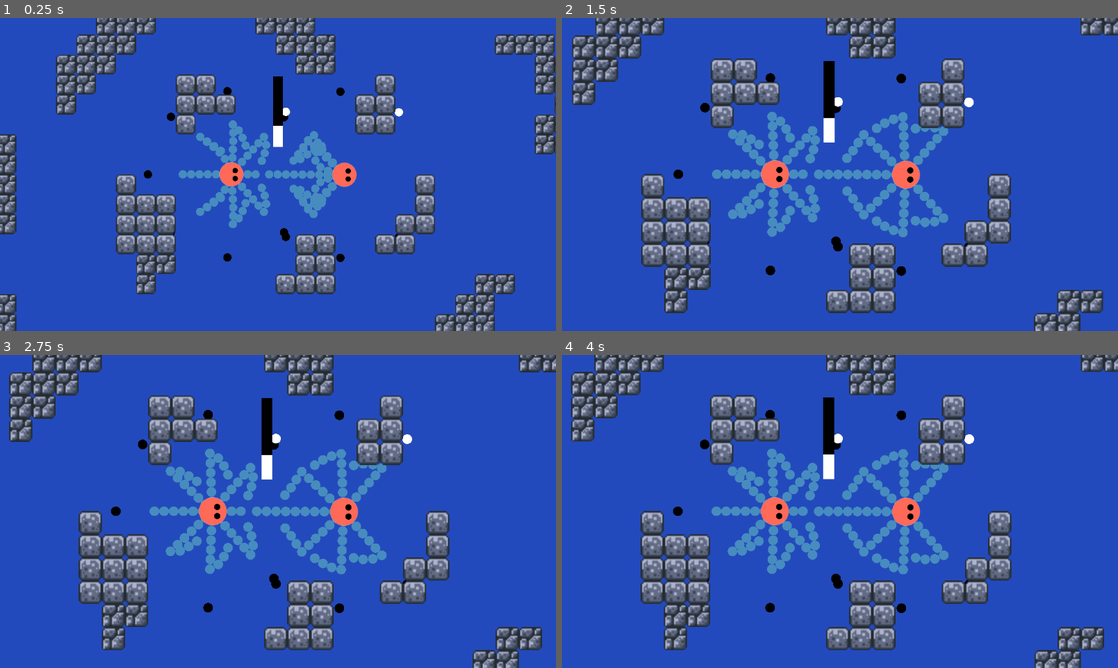
Above: before the commit, frames 1-4 (two rows, left to right).
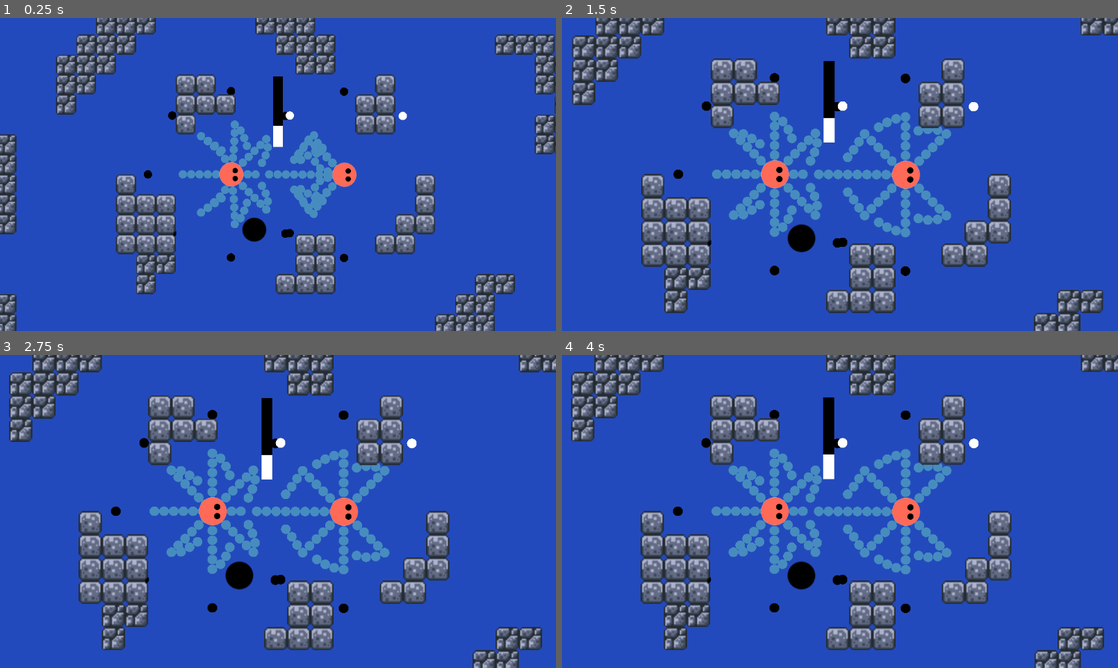
Above: after the commit, the same moments.

Repository: kam-zhan-yue/cissa-gmc-jam
Game: Godot game, scene res://scenes/main.tscn
Same seed, same stepped clock (60 frames per second), same inputs: the game is played once before the commit and once after it.
Inputs (mouse positions are in pixels of both pictures, inside the frame that each line leads up to):
- Up to frame 1 (0.25 s): no input
- Up to frame 2 (1.5 s): move the mouse to (962, 158) at 0.52 s; click (962, 158) at 0.67 s; move the mouse to (728, 190) at 1.27 s; click (728, 190) at 1.42 s
- Up to frame 3 (2.75 s): tap Enter at 2 s; move the mouse to (333, 442) at 2.02 s; click (333, 442) at 2.17 s
- Up to frame 4 (4 s): tap Space at 2.75 s; move the mouse to (812, 574) at 2.77 s; click (812, 574) at 2.92 s; move the mouse to (1006, 558) at 3.52 s; click (1006, 558) at 3.67 s

The runs differ from the first frame. In frame 1, 1.3% of the frame differs, in the area x 30-74%, y 22-78%; in frame 2, 2.6%; in frame 3, 2.6%, in the area x 24-75%, y 17-83%; in frame 4, 2.6%.

Commit message:
fix: fix projectiles

Diff:
--- a/scenes/main.tscn
+++ b/scenes/main.tscn
@@ -6,9 +6,10 @@
 [ext_resource type="PackedScene" uid="uid://ck4a7ys5px7f" path="res://scenes/killzone.tscn" id="2_tbgi4"]
 [ext_resource type="Script" uid="uid://cx0elix0tahfl" path="res://scripts/game/game_manager.gd" id="2_tefeu"]
 [ext_resource type="PackedScene" uid="uid://dt3pvc340yy4r" path="res://scenes/ui.tscn" id="3_o6xl0"]
-[ext_resource type="PackedScene" path="res://respawnpoint.tscn" id="7_o6xl0"]
+[ext_resource type="PackedScene" uid="uid://3k4m6e87yuwe" path="res://respawnpoint.tscn" id="7_o6xl0"]
 [ext_resource type="PackedScene" uid="uid://dcfa1hp82ih25" path="res://scenes/sword.tscn" id="8_tipki"]
-[ext_resource type="Script" path="res://scenes/game_over.gd" id="9_85g3d"]
+[ext_resource type="Script" uid="uid://bq8ainv2r17kc" path="res://scenes/game_over.gd" id="9_85g3d"]
+[ext_resource type="PackedScene" uid="uid://doalkotnx6x4a" path="res://scenes/projectile.tscn" id="10_choun"]
 
 [node name="Main" type="Node2D"]
 
@@ -97,4 +98,7 @@
 theme_override_font_sizes/font_size = 30
 text = "Restart"
 
+[node name="Ball" parent="." instance=ExtResource("10_choun")]
+position = Vector2(-3, 133)
+
 [connection signal="pressed" from="GameOver/Button" to="GameOver" method="_on_button_pressed"]
--- a/scenes/octopus.gd
+++ b/scenes/octopus.gd
@@ -12,13 +12,11 @@
 const BURST_SPEED = 2000.0 #Instantaneous speed of initial burst
 const BURST_TIME = 0.2 #Length of burst
 const DASH_SPEED = 700.0 #Extended dash speed
-const MAX_INK = 100  # Max ink capacity
+const MAX_INK = 1000000  # Max ink capacity
 const REGEN_RATE = 10  # Ink regenerated per second while in FREE state
 
 const DASH_COST_RATE = 20  # Ink cost per dash
 const BURST_COST = 40  # Ink cost per burst
-
-const RESTRICTION_ANGLE = 50.0
 
 var facing_direction = Vector2.ZERO
 
--- a/scripts/entities/arms.gd
+++ b/scripts/entities/arms.gd
@@ -8,10 +8,11 @@
 @onready var octopus: Octopus = $".."
 
 const RESTRICTION_ANGLE = 10.0
-
+var restriction = 0.0
 
 # Called when the node enters the scene tree for the first time.
 func _ready() -> void:
+	var restriction = RESTRICTION_ANGLE
 	var children = get_children()
 	for child in children:
 		if child is Arm and child is not PrimaryArm:
@@ -23,6 +24,10 @@
 
 func _process(delta: float) -> void:
 	#var direction =
+	if octopus.state == Octopus.STATE.DASH or octopus.state == Octopus.STATE.BURST:
+		restriction = 200.0
+	else:
+		restriction = RESTRICTION_ANGLE
 	var positions = get_positions()
 	for i in range(len(positions)):
 		arms[i].target = positions[i]
@@ -34,10 +39,8 @@
 	var player_angle := atan2(-target_direction.y, target_direction.x)
 
 
-	var start_angle := deg_to_rad(RESTRICTION_ANGLE) * 0.5
-	var end_angle := 2 * PI - deg_to_rad(RESTRICTION_ANGLE) * 0.5
-	print("Start ", start_angle)
-	print("End ", end_angle)
+	var start_angle := deg_to_rad(restriction) * 0.5
+	var end_angle := 2 * PI - deg_to_rad(restriction) * 0.5
 	var angle_distance := (end_angle - start_angle) / (len(arms) + 1)
 	for i in range(len(arms)):
 		var angle := player_angle + start_angle + angle_distance * (i + 1)
--- a/scripts/entities/primary_arm.gd
+++ b/scripts/entities/primary_arm.gd
@@ -69,7 +69,6 @@
 func _process_input() -> void:
 	if Input.is_action_just_pressed(Global.get_input(id, "grab")):
 		# Grab if we are hovering
-		print("WHAT")
 		if state == GRAB_STATE.HOVER and grab:
 			self._grab()
 		elif state == GRAB_STATE.GRAB:
@@ -97,8 +96,8 @@
 	self.state = GRAB_STATE.GRAB
 
 func _throw() -> void:
+	_throw_item()
 	_release()
-	_throw_item()
 
 func _release() -> void:
 	if grab:
Not shown: 1 places in scenes/main.tscn that only renumber resources
Not shown: 1 places in scenes/octopus.tscn that only renumber resources
